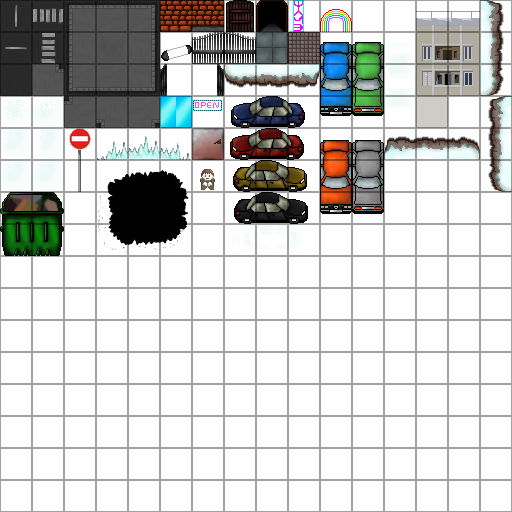
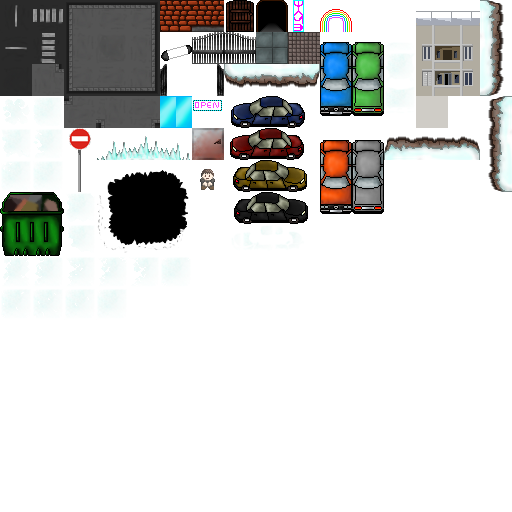
Comparing the layer stacks of the two 512 × 512 images. Changes:
hid group "Groupe 1" (1 layers) over [0, 0, 512, 512]
painted on "Calque 8" over [0, 192, 192, 320]
